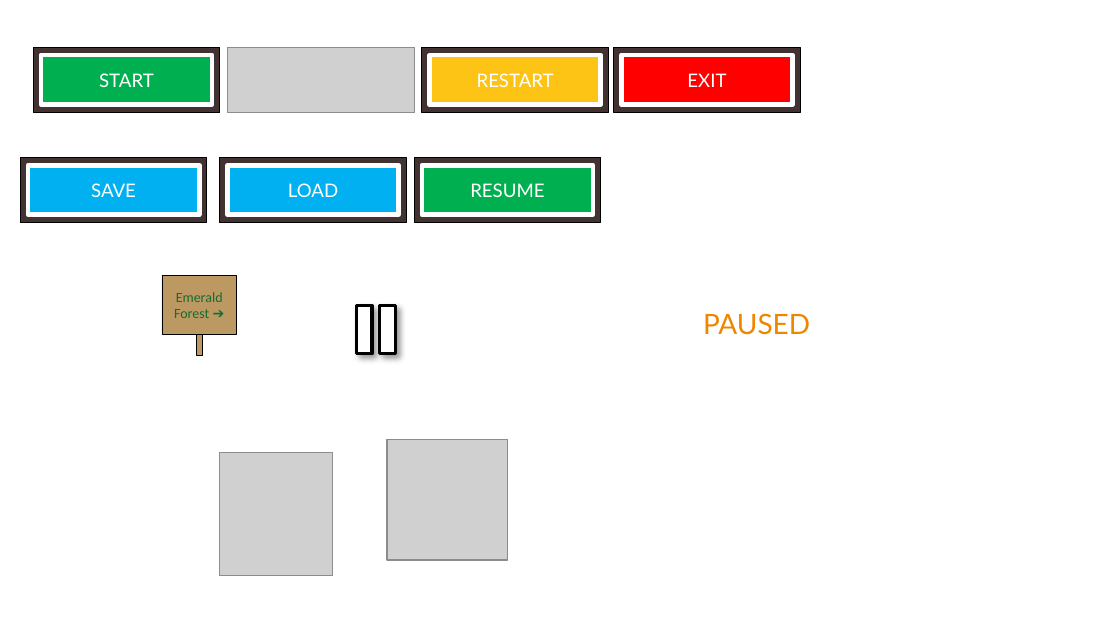
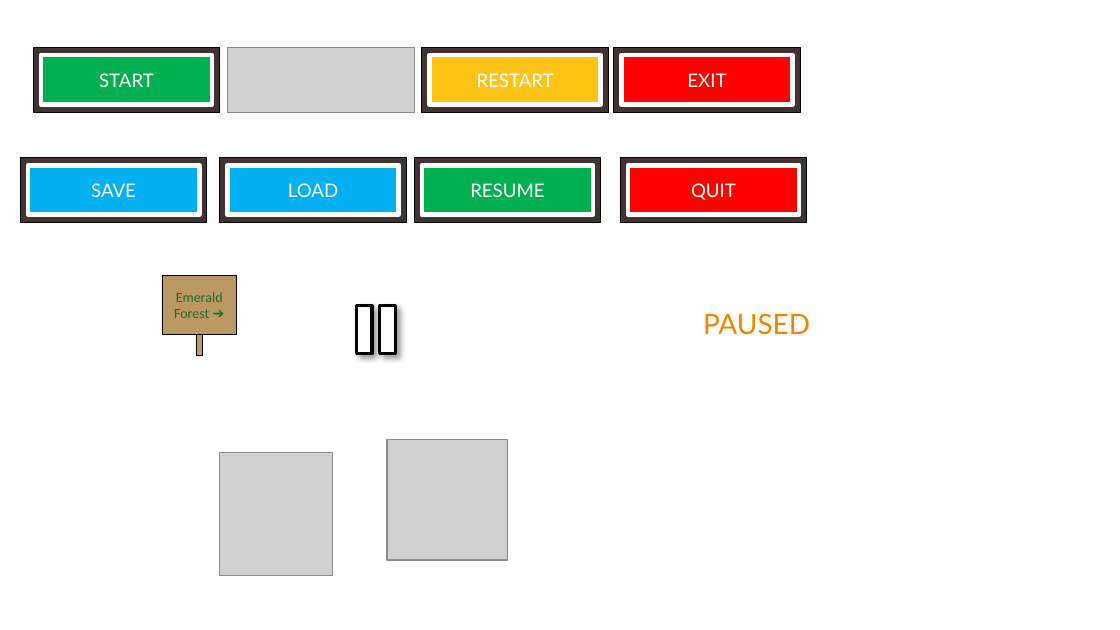
Before and after one commit to AndreBilley/Pygame-Platfomer, a slide deck: slide 3 of Nea_game_files/Buttons/Buttons.pptx. Drawn at 1120x630 pixels with LibreOffice and Linux fonts; fonts in the diff are those of the drawing; grey boxes stand for pictures. Boxes give left, top, right and bottom in pixels: in the first picture for what was removed or moved away, otherwise in the second. Text is boxed around its words. In the diff, an @@ line names an element or a change of style, - is before the commit and + after.

Commit message:
Scoring completed
Scoring fixed and Quit button added with changes made to button positions.

```diff
--- a/Nea_game_files/Buttons/Buttons.pptx
+++ b/Nea_game_files/Buttons/Buttons.pptx
@@ rectangle added at box(620, 157, 808, 222), fill #433232, outline #000000 0.75 pt @@
@@ rectangle added at box(628, 166, 800, 215), fill #FF0000, outline #FFFFFF 3 pt, 12 pt, text #FFFFFF @@
+QUIT
```
Also in this commit, not shown: 6 other files.
